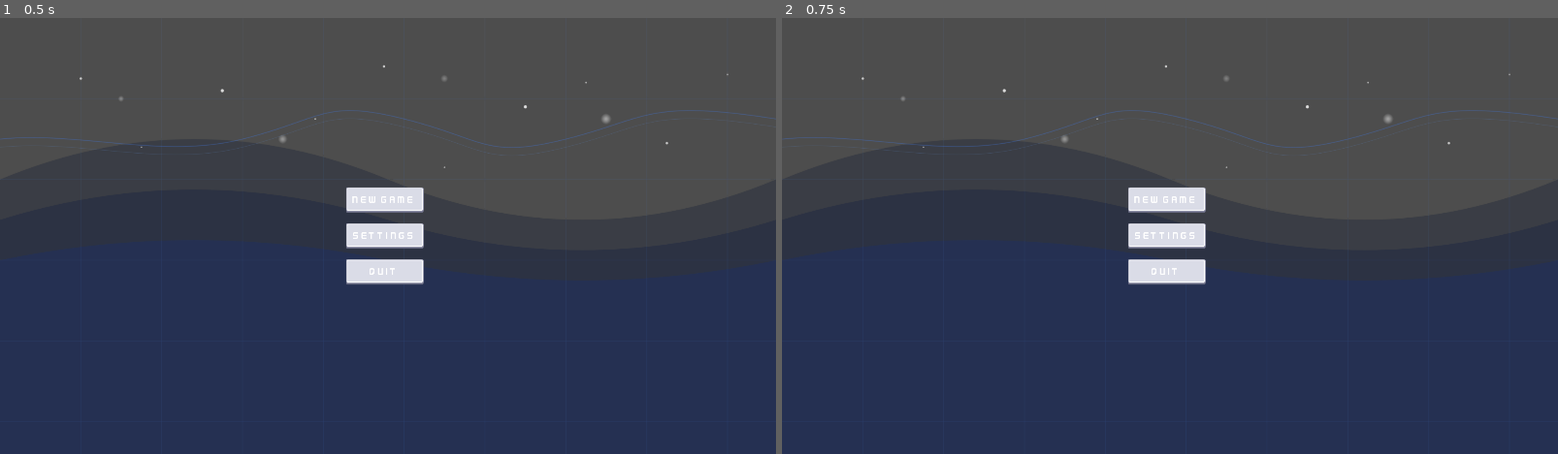
Above: before the commit, frames 1-2 (left to right).
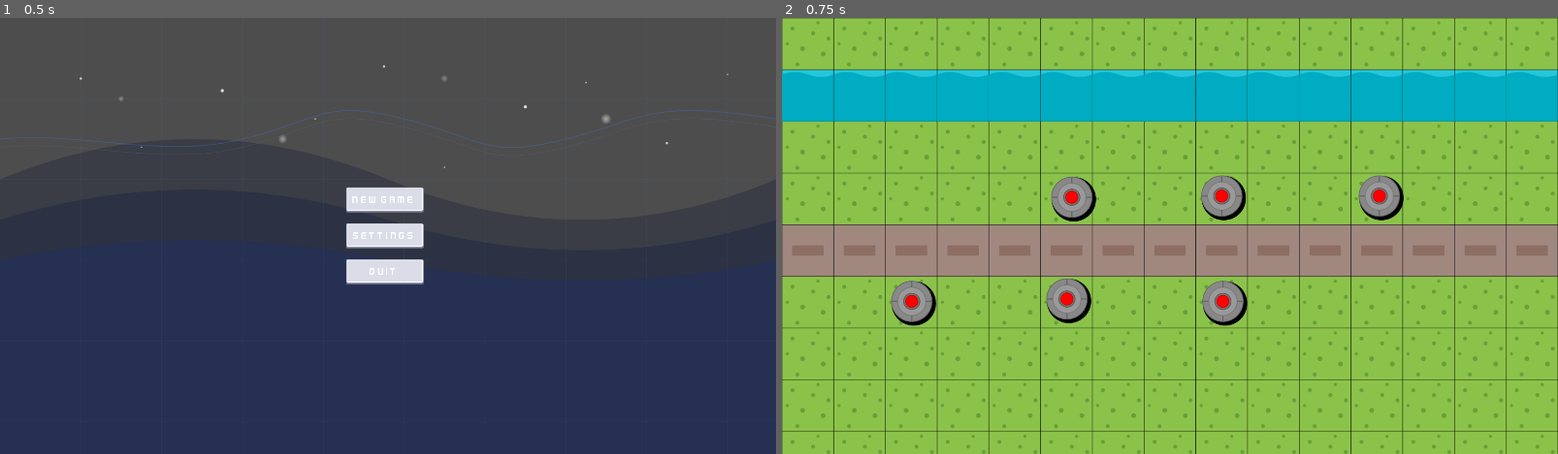
Above: after the commit, the same moments.

Repository: Kotowskey/tower-defense
Game: Godot game, scene res://scenes/scene_handler.tscn
Two runs of this game, one before a commit and one after it. Both use one fixed random seed, a clock stepped at 60 frames per second and the inputs below.
Inputs:
- Up to frame 1 (0.5 s): no input
- Up to frame 2 (0.75 s): click "NEW GAME" at 0.5 s

Frame 1 is identical in both runs. In frame 2, 100% of the frame differs, in the area x 0-100%, y 0-100%.

Commit message:
scene_handler + game_scene

Diff:
--- /dev/null
+++ b/scenes/game_scene.tscn
@@ -0,0 +1,9 @@
+[gd_scene load_steps=2 format=3 uid="uid://qik1ytgalcrw"]
+
+[ext_resource type="PackedScene" uid="uid://cah106dou6wt3" path="res://scenes/map.tscn" id="1_e6pvo"]
+
+[node name="GameScene" type="Node2D"]
+
+[node name="Map" parent="." instance=ExtResource("1_e6pvo")]
+
+[node name="UI" type="CanvasLayer" parent="."]
--- a/scenes/scene_handler.tscn
+++ b/scenes/scene_handler.tscn
@@ -1,6 +1,6 @@
 [gd_scene load_steps=3 format=3 uid="uid://d0t7lvh3ax8p2"]
 
-[ext_resource type="Script" path="res://scenes/scene_handler.gd" id="1_0p1ja"]
+[ext_resource type="Script" path="res://scripts/scene_handler.gd" id="1_0p1ja"]
 [ext_resource type="PackedScene" uid="uid://bmqwnoeo23mwx" path="res://scenes/menu.tscn" id="1_qdltj"]
 
 [node name="scene_handler" type="Node"]
--- a/scenes/scene_handler.gd
+++ b/scripts/scene_handler.gd
@@ -5,7 +5,9 @@
 	get_node("Menu/MarginContainer/VBoxContainer/QUIT").connect("pressed", Callable(self, "on_quit_pressed"))
 
 func on_new_game_pressed():
-	pass
+	get_node("Menu").queue_free()
+	var game_scene = load("res://scenes/game_scene.tscn").instantiate()
+	add_child(game_scene)
 
 func on_quit_pressed():
 	get_tree().quit()
